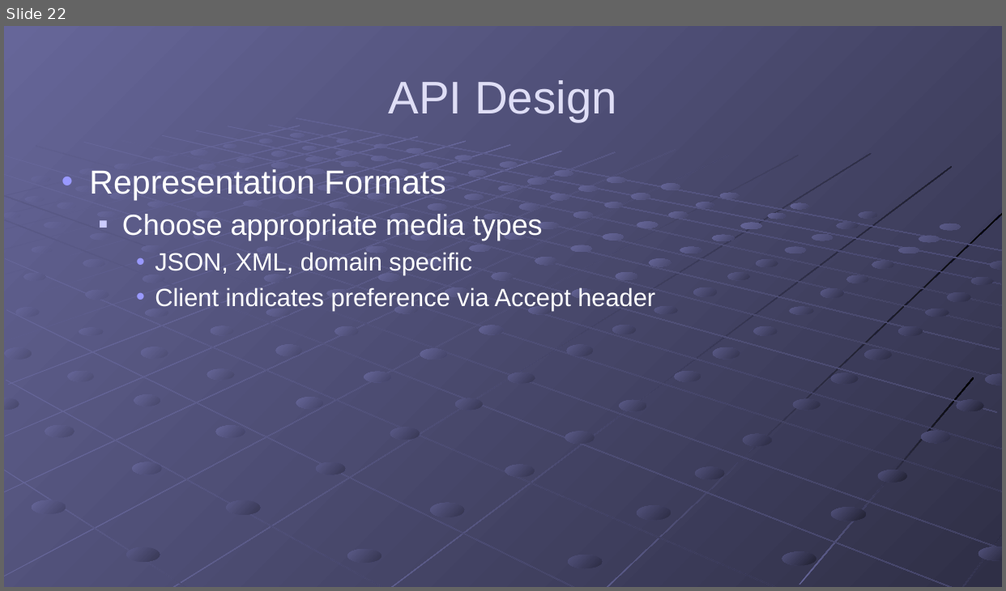
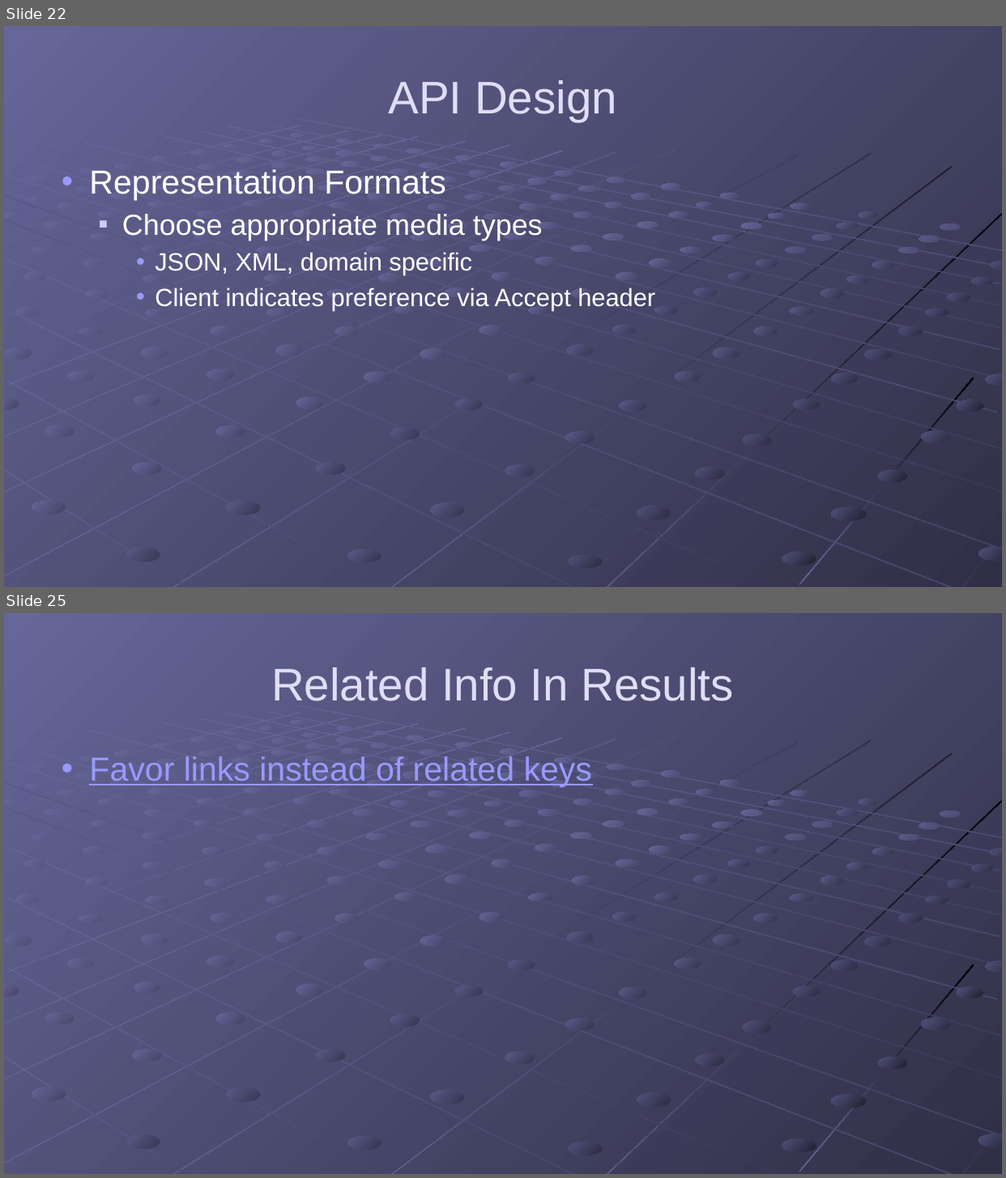
Before and after one commit to gregsohl/RESTFul_API_Presentation, a slide deck: Presentation/RESTful APIs.pptx. Shown one above the other, each under a label of ours: slide 22 before the commit, slides 22 and 25 after it; the slides between them are not shown. The pictures are 1006x591 and 1006x1178 pixels, drawn with LibreOffice and Linux fonts; fonts in the diff are those of the drawing. Boxes give left, top, right and bottom in pixels: in the first picture for what was removed or moved away, otherwise in the second. Text is boxed around its words. In the diff, an @@ line names an element or a change of style, - is before the commit and + after.

Commit message:
Added related information info to presentation

```diff
--- a/Presentation/RESTful APIs.pptx
+++ b/Presentation/RESTful APIs.pptx
@@ slide 25 added at (4,613,1002,1174), background gradient #666699 to #49496D; not listed: 215 template elements that a slide beside it also shows @@
@@ title added at (271,667,734,701), 44 pt, text #DFDEF6 @@
+Related Info In Results
@@ text added at (89,756,592,787), 32 pt, text #9999FF, underline @@
+• Favor links instead of related keys
```
Also in this commit, not shown: 2 slides changed, 1 other slide added, 1 other file.
